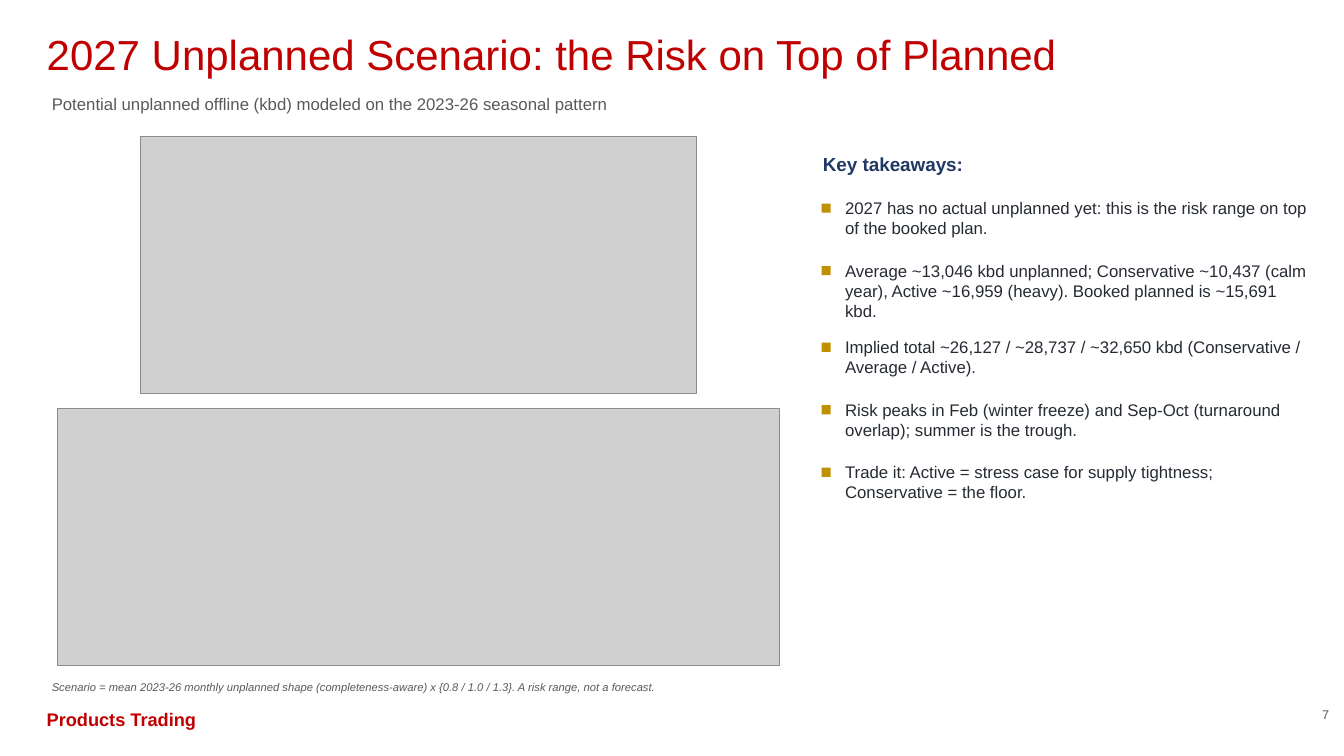
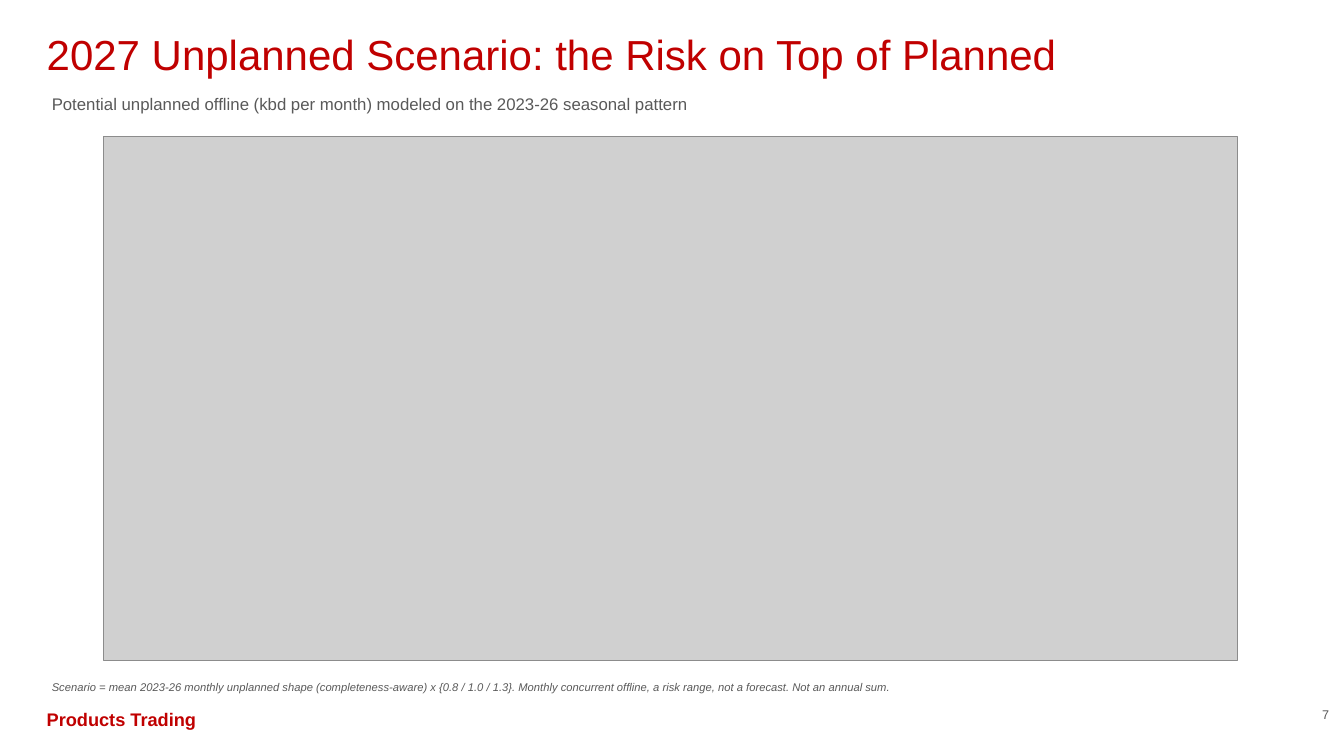
Before and after one commit to HoldenCole/Outages-script, a slide deck: slide 8 of output/outage_deck.pptx. Drawn at 1344x756 pixels with LibreOffice and Linux fonts; fonts in the diff are those of the drawing; grey boxes stand for pictures. Boxes give left, top, right and bottom in pixels: in the first picture for what was removed or moved away, otherwise in the second. Text is boxed around its words. In the diff, an @@ line names an element or a change of style, - is before the commit and + after.

```diff
--- a/output/outage_deck.pptx
+++ b/output/outage_deck.pptx
@@ text at bbox=[52, 98, 687, 114]: text changed @@
-Potential unplanned offline (kbd) modeled on the 2023-26 seasonal pattern
+Potential unplanned offline (kbd per month) modeled on the 2023-26 seasonal pattern
@@ picture: place and size @@
-picture at bbox=[140, 136, 697, 393]
+picture at bbox=[104, 136, 1238, 660]
@@ text removed at bbox=[823, 157, 963, 175] @@
-Key takeaways:
@@ rectangle removed at bbox=[822, 204, 831, 213] @@
@@ text removed at bbox=[845, 202, 1306, 238] @@
-2027 has no actual unplanned yet: this is the risk range on top of the booked plan.
@@ rectangle removed at bbox=[822, 266, 831, 275] @@
@@ text removed at bbox=[845, 265, 1306, 317] @@
-Average ~13,046 kbd unplanned; Conservative ~10,437 (calm year), Active ~16,959 (heavy). Booked planned is ~15,691 kbd.
@@ rectangle removed at bbox=[822, 343, 831, 352] @@
@@ text removed at bbox=[845, 341, 1291, 377] @@
-Implied total ~26,127 / ~28,737 / ~32,650 kbd (Conservative / Average / Active).
@@ picture removed at bbox=[57, 408, 780, 665] @@
@@ rectangle removed at bbox=[822, 405, 831, 414] @@
@@ text removed at bbox=[845, 404, 1281, 440] @@
-Risk peaks in Feb (winter freeze) and Sep-Oct (turnaround overlap); summer is the trough.
@@ rectangle removed at bbox=[822, 468, 831, 477] @@
@@ text removed at bbox=[845, 466, 1213, 498] @@
-Trade it: Active = stress case for supply tightness; Conservative = the floor.
@@ text at bbox=[52, 683, 889, 694]: text changed @@
-Scenario = mean 2023-26 monthly unplanned shape (completeness-aware) x {0.8 / 1.0 / 1.3}. A risk range, not a forecast.
+Scenario = mean 2023-26 monthly unplanned shape (completeness-aware) x {0.8 / 1.0 / 1.3}. Monthly concurrent offline, a risk range, not a forecast. Not an annual sum.
```
Also in this commit, not shown: 5 other slides changed, 1 slide added, 1 slide removed, 7 other files.
